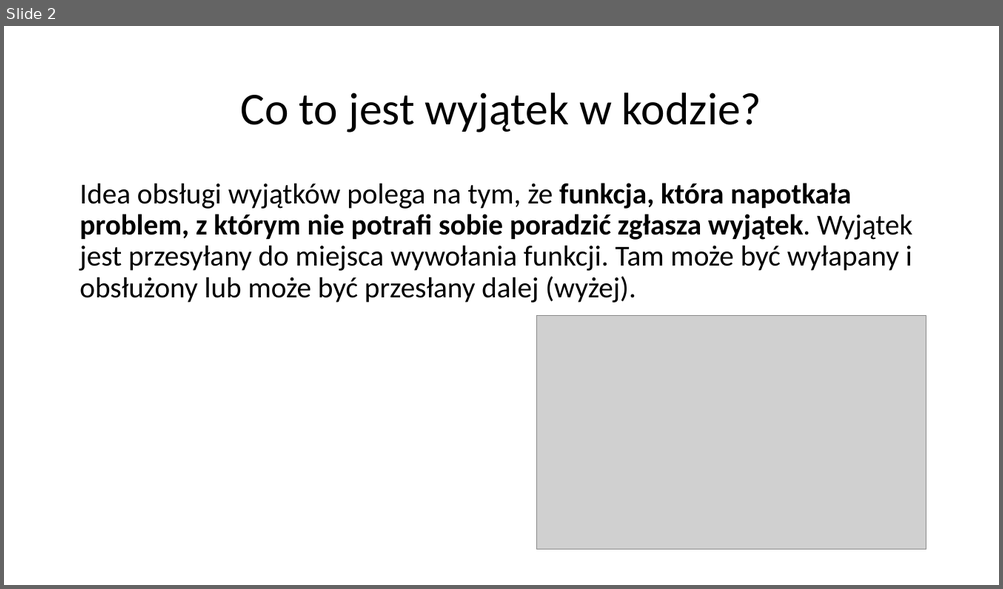
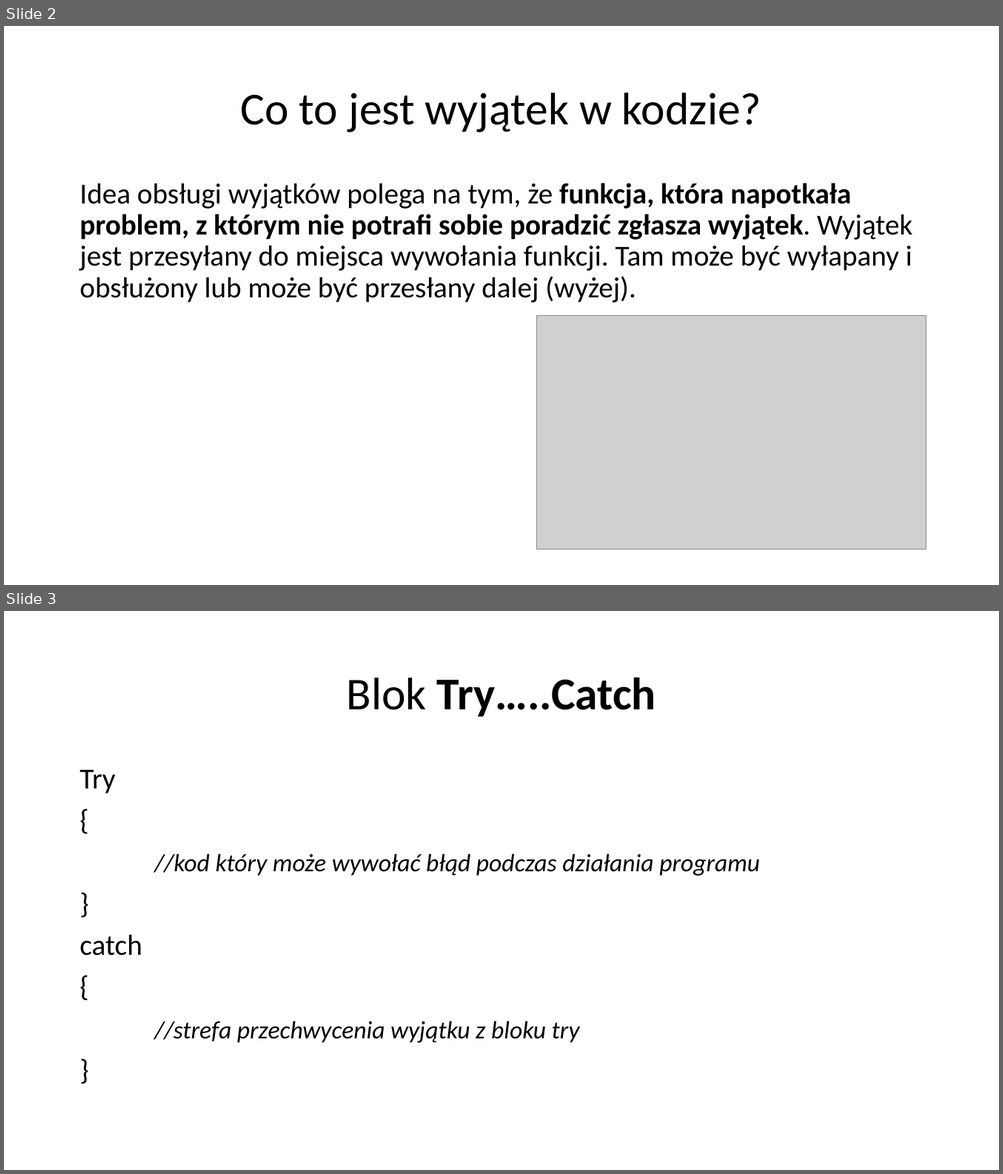
Before and after one commit to markow1997/AdvanceProgrammingTechniques_2223, a slide deck: MichalBaranski/Programuje-z-uzyciem-wyjatkow-Baranski.pptx. Shown one above the other, each under a label of ours: slide 2 before the commit, slides 2 and 3 after it. The pictures are 1003x589 and 1003x1174 pixels, drawn with LibreOffice and Linux fonts; fonts in the diff are those of the drawing; grey boxes stand for pictures. Boxes give left, top, right and bottom in pixels: in the first picture for what was removed or moved away, otherwise in the second. Text is boxed around its words. In the diff, an @@ line names an element or a change of style, - is before the commit and + after.

Commit message:
09.12.2022 presentation (#298)
* Delete Programuje-z-uzyciem-wyjatkow-Baranski.pptx

* Add presentation

```diff
--- a/MichalBaranski/Programuje-z-uzyciem-wyjatkow-Baranski.pptx
+++ b/MichalBaranski/Programuje-z-uzyciem-wyjatkow-Baranski.pptx
@@ slide 3 added at box(4, 611, 999, 1170), background #FFFFFF @@
@@ title added at box(347, 677, 656, 717), 44 pt, text #000000, bold @@
+Blok Try…..Catch
@@ text added at box(79, 770, 760, 1043), 24 pt, text #000000, italic @@
+Try
+{
+//kod który może wywołać błąd podczas działania programu
+}
+catch
+{
+//strefa przechwycenia wyjątku z bloku try
+}
```
Also in this commit, not shown: 6 other slides added.
